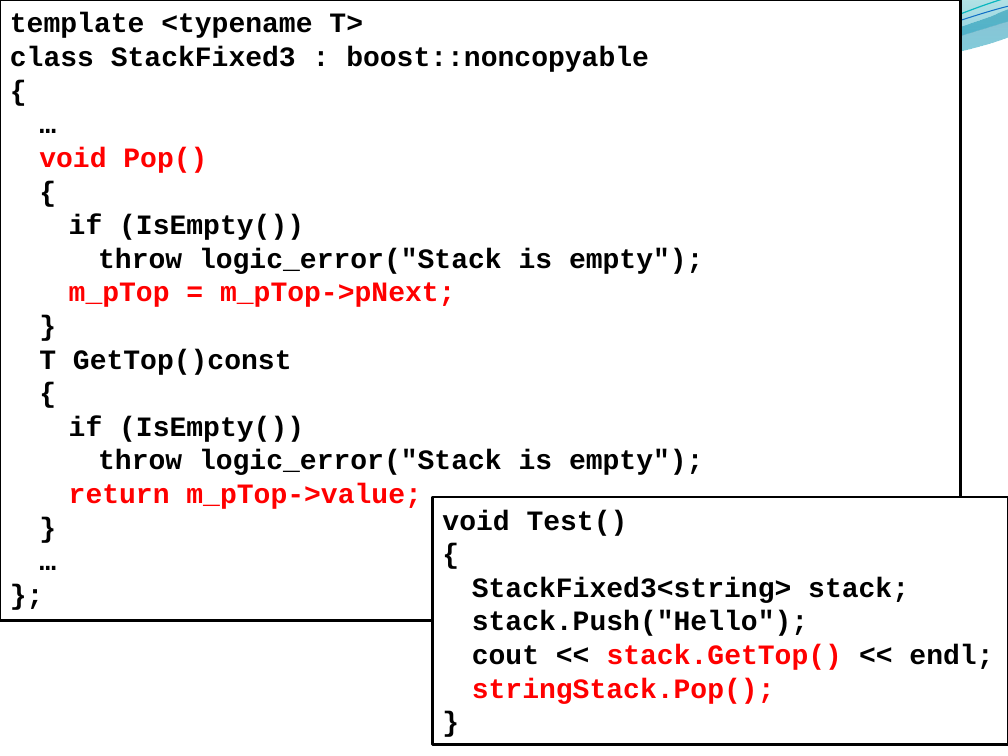
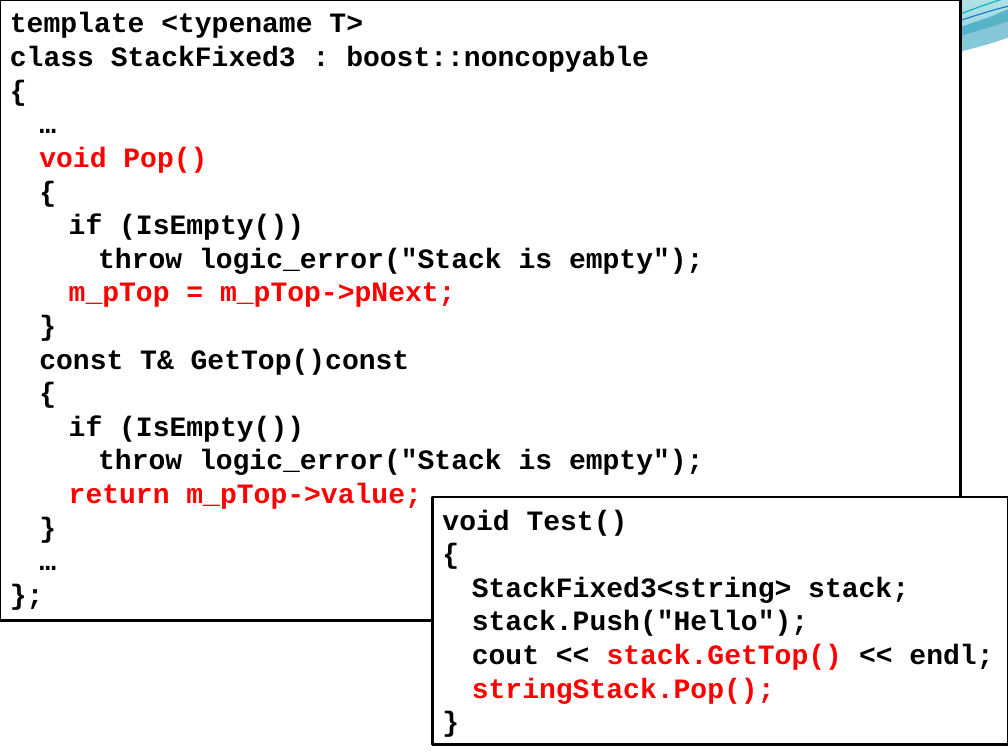
Before and after one commit to alexey-malov/oop, a slide deck: slide 54 of lectures/05/Обработка ошибок и исключительных ситуаций.pptx. Drawn at 1008x756 pixels with LibreOffice and Linux fonts; fonts in the diff are those of the drawing; background and template pictures are left out. Boxes give left, top, right and bottom in pixels: in the first picture for what was removed or moved away, otherwise in the second. Text is boxed around its words. In the diff, an @@ line names an element or a change of style, - is before the commit and + after.

```diff
--- a/lectures/05/Обработка ошибок и исключительных ситуаций.pptx
+++ b/lectures/05/Обработка ошибок и исключительных ситуаций.pptx
@@ text in rectangle at (39, 349, 410, 375): text changed @@
-T GetTop()const
+const T& GetTop()const
```
Also in this commit, not shown: 1 other slide changed, 11 other files.
